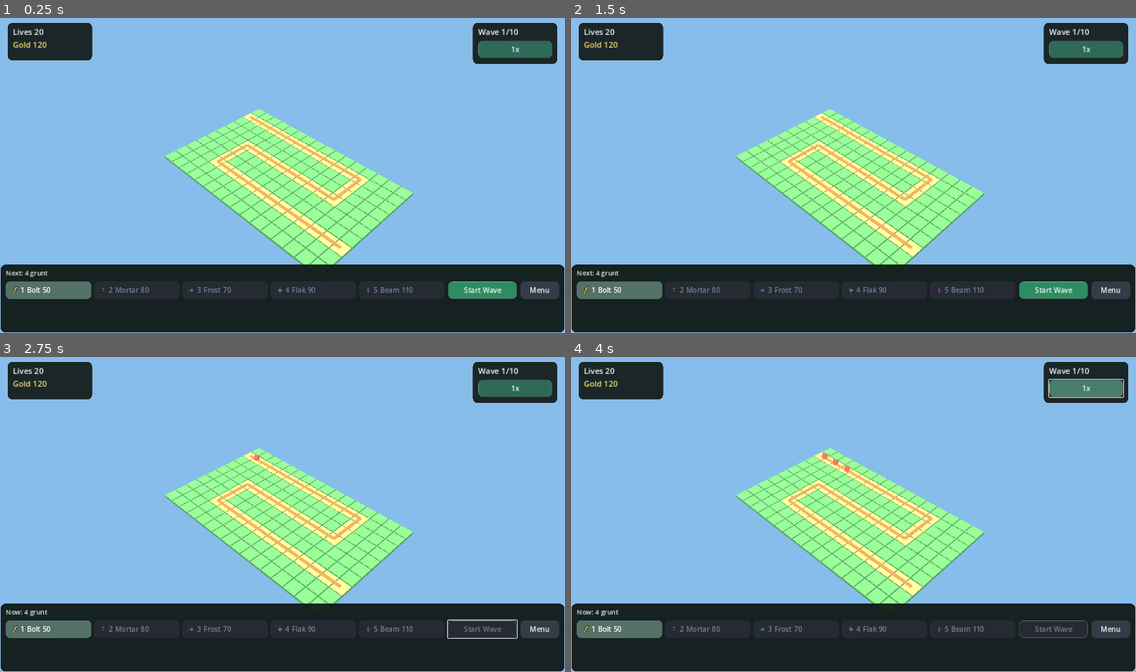
Above: before the commit, frames 1-4 (two rows, left to right).
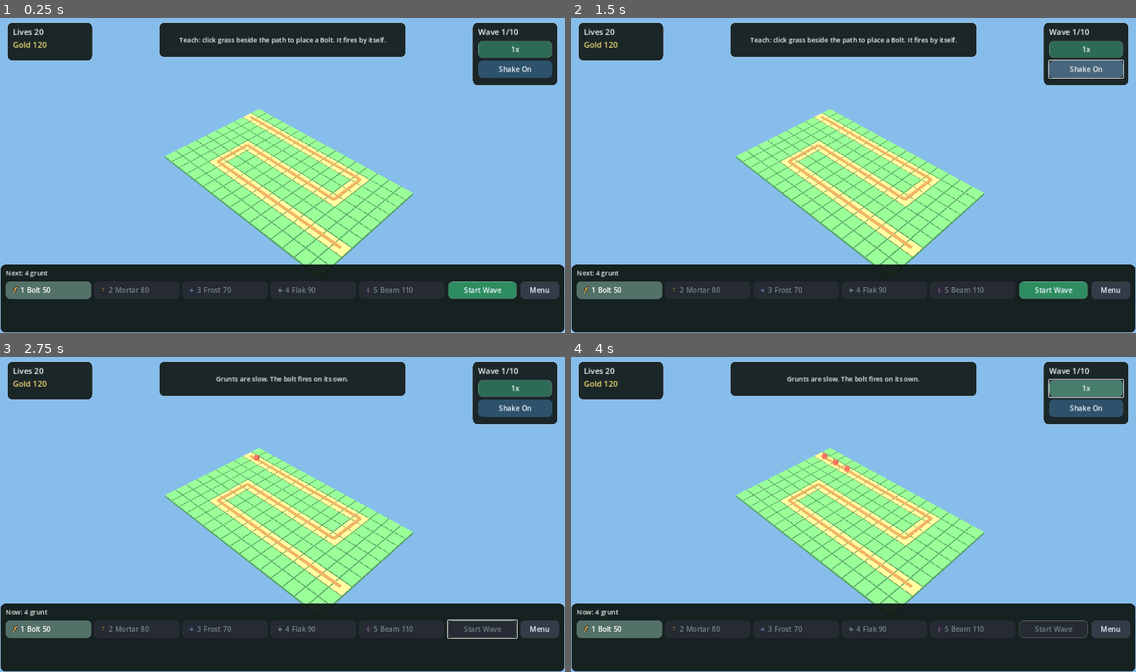
Above: after the commit, the same moments.

Repository: kblaszki/godot-game
Game: Godot game, scene res://games/gridward/app/play.tscn
The game is run twice, just before and just after one commit, with the same random seed, the same clock (stepped at 60 frames per second) and the same inputs. This scene is started directly instead of the project's main scene.
Inputs (mouse positions are in pixels of both pictures, inside the frame that each line leads up to):
- Up to frame 1 (0.25 s): no input
- Up to frame 2 (1.5 s): click (1085, 68) at 0.5 s, where only the run after the commit has a clickable "Shake On"; click (1085, 68) at 1.25 s, where only the run after the commit has a clickable "Shake Off"
- Up to frame 3 (2.75 s): click "Start Wave" at 2 s
- Up to frame 4 (4 s): click "1x" at 2.75 s; click "2x" at 3.5 s

The runs differ from the first frame. In frame 1, 5.8% of the frame differs, in the area x 28-99%, y 1-22%; in frame 2, 5.9%; in frame 3, 5.8%; in frame 4, 5.8%.

Commit message:
Polish Gridward tutorial, enemy pooling, and shipped docs.
Meadow teach-then-test hints and MultiMesh enemy batches finish the campaign loop so the launcher entry is a playable product, not a scaffold.

Diff:
--- a/games/gridward/app/board_3d.gd
+++ b/games/gridward/app/board_3d.gd
@@ -22,6 +22,10 @@
 
 const TRAUMA_DECAY := 2.4
 const TRAUMA_OFFSET := 0.42
+## Floor for a new enemy batch, then the slot count doubles when a wave exceeds it.
+const ENEMY_POOL_FLOOR := 8
+## Every map is 16×10. Instances live in this box so frustum culling keeps them.
+const ENEMY_BATCH_AABB := AABB(Vector3(-1.0, -1.0, -1.0), Vector3(20.0, 6.0, 14.0))
 
 var _camera: Camera3D
 var _pivot: Node3D
@@ -33,9 +37,14 @@
 var _fx_root: Node3D
 var _ghost: MeshInstance3D
 var _tower_nodes: Dictionary = {}
-var _enemy_nodes: Dictionary = {}
+## id -> last mirrored origin. Survives headless, where no meshes are built.
+var _enemy_anchors: Dictionary = {}
+## One MultiMeshInstance3D per enemy id. Instance slots grow and are reused.
+var _enemy_batches: Dictionary = {}
+var _enemy_capacity: Dictionary = {}
 var _projectile_nodes: Dictionary = {}
 var _trauma: float = 0.0
+var _shake_enabled: bool = true
 var _shake_time: float = 0.0
 var _focus: Vector3 = Vector3.ZERO
 var _board_center: Vector3 = Vector3.ZERO
@@ -62,7 +71,19 @@
 	_apply_camera()
 
 
+func set_shake_enabled(enabled: bool) -> void:
+	_shake_enabled = enabled
+	if not enabled:
+		_trauma = 0.0
+
+
+func is_shake_enabled() -> bool:
+	return _shake_enabled
+
+
 func add_trauma(amount: float) -> void:
+	if not _shake_enabled:
+		return
 	_trauma = clampf(_trauma + amount, 0.0, 1.0)
 
 
@@ -72,10 +93,42 @@
 
 ## Last mirrored enemy origin, or INF when that id is not on the board yet.
 func enemy_anchor(id: int) -> Vector3:
-	var node := _enemy_nodes.get(id) as Node3D
-	if node == null:
-		return Vector3(INF, INF, INF)
-	return node.position
+	if _enemy_anchors.has(id):
+		return _enemy_anchors[id]
+	return Vector3(INF, INF, INF)
+
+
+func enemy_pool_capacity(kind: StringName) -> int:
+	return int(_enemy_capacity.get(kind, 0))
+
+
+## Next MultiMesh slot count. Holds the current pool, else grows to at least 8.
+static func pooled_capacity(current: int, need: int) -> int:
+	if need <= 0 or current >= need:
+		return current
+	var grown := maxi(need, current * 2)
+	if grown < ENEMY_POOL_FLOOR:
+		return ENEMY_POOL_FLOOR
+	return grown
+
+
+## Radius, height, lift. Lift is extra for air so the shared mesh stays on the ground.
+static func enemy_metrics(enemy_id: StringName, is_air: bool) -> Vector3:
+	var radius := 0.2
+	if enemy_id == &"boss":
+		radius = 0.34
+	elif enemy_id == &"swarm":
+		radius = 0.12
+	var height := radius * 2.2
+	var lift := height * 0.5
+	if is_air:
+		lift = 0.85 + height * 0.5
+	return Vector3(radius, height, lift)
+
+
+static func enemy_origin(enemy: EnemyState) -> Vector3:
+	var metrics := enemy_metrics(enemy.enemy_id, enemy.is_air)
+	return point_to_world(enemy.position) + Vector3(0.0, metrics.z, 0.0)
 
 
 func get_camera() -> Camera3D:
@@ -370,21 +423,75 @@
 
 
 func _sync_enemies(enemies: Array) -> void:
-	if not _use_meshes():
-		return
-	var live := {}
+	var grouped := {}
+	var anchors := {}
+	var live_kinds := {}
 	for item in enemies:
 		var enemy := item as EnemyState
 		if enemy == null:
 			continue
-		live[enemy.id] = true
-		var node := _enemy_nodes.get(enemy.id) as MeshInstance3D
-		if node == null:
-			node = _make_enemy(enemy)
-			_enemies_root.add_child(node)
-			_enemy_nodes[enemy.id] = node
-		_apply_enemy(node, enemy)
-	_drop_missing(_enemy_nodes, live)
+		var origin := enemy_origin(enemy)
+		anchors[enemy.id] = origin
+		var kind := enemy.enemy_id
+		var bucket: Array = grouped.get(kind, [])
+		bucket.append(origin)
+		grouped[kind] = bucket
+		live_kinds[kind] = true
+	_enemy_anchors = anchors
+	if not _use_meshes():
+		return
+	for kind in grouped.keys():
+		_fill_enemy_batch(StringName(kind), grouped[kind])
+	for kind in _enemy_batches.keys():
+		if live_kinds.has(kind):
+			continue
+		var batch := _enemy_batches[kind] as MultiMeshInstance3D
+		if batch == null or batch.multimesh == null:
+			continue
+		batch.visible = false
+		batch.multimesh.visible_instance_count = 0
+
+
+func _fill_enemy_batch(kind: StringName, origins: Array) -> void:
+	var batch := _enemy_batch(kind)
+	var mm := batch.multimesh
+	if mm == null:
+		return
+	var need := origins.size()
+	var cap := pooled_capacity(int(_enemy_capacity.get(kind, 0)), need)
+	if cap != int(_enemy_capacity.get(kind, 0)):
+		mm.instance_count = cap
+		_enemy_capacity[kind] = cap
+	batch.visible = true
+	mm.visible_instance_count = need
+	for i in need:
+		var origin: Vector3 = origins[i]
+		mm.set_instance_transform(i, Transform3D(Basis.IDENTITY, origin))
+
+
+func _enemy_batch(kind: StringName) -> MultiMeshInstance3D:
+	var existing := _enemy_batches.get(kind) as MultiMeshInstance3D
+	if existing != null:
+		return existing
+	var metrics := enemy_metrics(kind, false)
+	var mesh := CylinderMesh.new()
+	mesh.top_radius = metrics.x
+	mesh.bottom_radius = metrics.x
+	mesh.height = metrics.y
+	var mm := MultiMesh.new()
+	mm.transform_format = MultiMesh.TRANSFORM_3D
+	mm.mesh = mesh
+	mm.custom_aabb = ENEMY_BATCH_AABB
+	var batch := MultiMeshInstance3D.new()
+	batch.name = "EnemyBatch_%s" % str(kind)
+	batch.multimesh = mm
+	var mat := StandardMaterial3D.new()
+	mat.roughness = 0.62
+	mat.albedo_color = _enemy_color(kind)
+	batch.material_override = mat
+	_enemies_root.add_child(batch)
+	_enemy_batches[kind] = batch
+	return batch
 
 
 func _sync_projectiles(shots: Array) -> void:
@@ -438,36 +545,6 @@
 	node.position = cell_to_world(tower.cell) + Vector3(0.0, height * 0.5, 0.0)
 
 
-func _make_enemy(enemy: EnemyState) -> MeshInstance3D:
-	var node := MeshInstance3D.new()
-	node.name = "Enemy%d" % enemy.id
-	node.mesh = CylinderMesh.new()
-	var mat := StandardMaterial3D.new()
-	mat.roughness = 0.62
-	mat.albedo_color = _enemy_color(enemy.enemy_id)
-	node.material_override = mat
-	_apply_enemy(node, enemy)
-	return node
-
-
-func _apply_enemy(node: MeshInstance3D, enemy: EnemyState) -> void:
-	var radius := 0.2
-	if enemy.enemy_id == &"boss":
-		radius = 0.34
-	elif enemy.enemy_id == &"swarm":
-		radius = 0.12
-	var height := radius * 2.2
-	var cyl := node.mesh as CylinderMesh
-	if cyl != null:
-		cyl.top_radius = radius
-		cyl.bottom_radius = radius
-		cyl.height = height
-	var lift := height * 0.5
-	if enemy.is_air:
-		lift = 0.85 + height * 0.5
-	node.position = point_to_world(enemy.position) + Vector3(0.0, lift, 0.0)
-
-
 func _place_ghost() -> void:
 	if _ghost == null:
 		return
@@ -522,6 +599,8 @@
 
 
 func _shake_offset() -> Vector3:
+	if not _shake_enabled:
+		return Vector3.ZERO
 	var shake := _trauma * _trauma
 	if shake <= 0.000001:
 		return Vector3.ZERO
@@ -533,10 +612,7 @@
 
 
 func flash_enemy(id: int) -> void:
-	if not _use_meshes() or _fx_root == null:
-		return
-	var node := _enemy_nodes.get(id) as MeshInstance3D
-	if node == null:
+	if not _use_meshes() or _fx_root == null or not _enemy_anchors.has(id):
 		return
 	var flash := MeshInstance3D.new()
 	var cyl := CylinderMesh.new()
@@ -545,7 +621,7 @@
 	cyl.height = 0.5
 	flash.mesh = cyl
 	flash.material_override = _flash_mat(Color(1.0, 0.95, 0.75, 0.85))
-	flash.position = node.position
+	flash.position = _enemy_anchors[id]
 	_fx_root.add_child(flash)
 	var tw := create_tween()
 	tw.tween_property(flash, "scale", Vector3(1.35, 1.15, 1.35), 0.08)
@@ -553,10 +629,7 @@
 
 
 func pop_enemy(id: int, enemy_id: StringName) -> void:
-	if not _use_meshes() or _fx_root == null:
-		return
-	var node := _enemy_nodes.get(id) as MeshInstance3D
-	if node == null:
+	if not _use_meshes() or _fx_root == null or not _enemy_anchors.has(id):
 		return
 	var pop := MeshInstance3D.new()
 	var cyl := CylinderMesh.new()
@@ -565,7 +638,7 @@
 	cyl.height = 0.4
 	pop.mesh = cyl
 	pop.material_override = _flash_mat(_enemy_color(enemy_id))
-	pop.position = node.position
+	pop.position = _enemy_anchors[id]
 	_fx_root.add_child(pop)
 	var tw := create_tween()
 	tw.tween_property(pop, "scale", Vector3(1.5, 1.7, 1.5), 0.08).set_trans(Tween.TRANS_BACK).set_ease(Tween.EASE_OUT)
--- a/games/gridward/app/play.gd
+++ b/games/gridward/app/play.gd
@@ -44,6 +44,9 @@
 var _hover_local: Vector2 = Vector2.ZERO
 var _skip_sim_steps: int = 0
 var _icon_textures: Dictionary = {}
+var _shake_enabled: bool = true
+var _tutorial: Label
+var _shake_button: Button
 
 @onready var _svc: SubViewportContainer = $BoardRoot/SubViewportContainer
 @onready var _viewport: SubViewport = $BoardRoot/SubViewportContainer/SubViewport
@@ -85,6 +88,60 @@
 	return _speed_2x
 
 
+func is_screen_shake_enabled() -> bool:
+	return _shake_enabled
+
+
+func set_screen_shake(enabled: bool) -> void:
+	_shake_enabled = enabled
+	if _board != null:
+		_board.set_shake_enabled(enabled)
+	_refresh_shake_button()
+
+
+func tutorial_text() -> String:
+	if _map == null or _sim == null or _map.id != GridwardCatalog.MEADOW:
+		return ""
+	return meadow_hint(_sim.get_wave_index(), _sim.get_phase(), _sim.get_towers().is_empty())
+
+
+## Meadow only. Teach a wave, then the next wave tests it. Other phases stay short.
+static func meadow_hint(wave_index: int, phase: int, no_towers: bool) -> String:
+	if phase == GridwardSim.Phase.VICTORY or phase == GridwardSim.Phase.DEFEAT:
+		return ""
+	if phase == GridwardSim.Phase.WAVE_CLEAR:
+		return "Wave clear. Place or upgrade, then start the next wave."
+	match wave_index:
+		0:
+			if phase == GridwardSim.Phase.BUILD and no_towers:
+				return "Teach: click grass beside the path to place a Bolt. It fires by itself."
+			if phase == GridwardSim.Phase.BUILD:
+				return "Teach: press Start Wave. Four slow grunts walk the lane."
+			return "Grunts are slow. The bolt fires on its own."
+		1:
+			return "Test: six grunts. Hold the lane with the bolt you placed."
+		2:
+			if phase == GridwardSim.Phase.WAVE:
+				return "Runners are faster than grunts. Bolts only hit what is in range."
+			return "Teach: runners are faster. A second Bolt covers more of the path."
+		3:
+			return "Test: grunts, then runners. One lane, two speeds."
+		4:
+			return "Rest: wider gaps. Upgrade the selected Bolt when you can pay."
+		5:
+			return "Test: a runner rush. Keep the path inside bolt range."
+		6:
+			return "Test: grunts and runners together. Cover the lane before you start."
+		7:
+			return "Test: a grunt pack. Damage along the path beats one late shot."
+		8:
+			return "Test: runners only. Each leak costs a life."
+		9:
+			return "Last: grunts and runners. Clear Meadow to open Bend."
+		_:
+			return ""
+
+
 func toggle_speed() -> void:
 	_speed_2x = not _speed_2x
 	_refresh_hud()
@@ -109,7 +166,10 @@
 	_upgrade.pressed.connect(_upgrade_selected)
 	_sell.pressed.connect(_sell_selected)
 	_build_tower_buttons()
+	_build_shake_toggle()
+	_build_tutorial()
 	_selected_type = _default_type()
+	_board.set_shake_enabled(_shake_enabled)
 	_board.sync_from_sim(_sim)
 	_board.fit(_svc.size)
 	_refresh_hud()
@@ -533,6 +593,63 @@
 		_icon_textures[tower_id] = atlas
 
 
+func _build_shake_toggle() -> void:
+	var button := Button.new()
+	button.name = "Shake"
+	button.custom_minimum_size = Vector2(0, 36)
+	button.focus_mode = Control.FOCUS_ALL
+	button.pressed.connect(_toggle_shake)
+	_style_button(button, Color(0.18, 0.32, 0.42, 1), false)
+	_speed.get_parent().add_child(button)
+	_shake_button = button
+	_wave_card.offset_bottom = 160.0
+	_refresh_shake_button()
+
+
+func _toggle_shake() -> void:
+	set_screen_shake(not _shake_enabled)
+
+
+func _refresh_shake_button() -> void:
+	if _shake_button == null:
+		return
+	_shake_button.text = "Shake On" if _shake_enabled else "Shake Off"
+
+
+func _build_tutorial() -> void:
+	var panel := PanelContainer.new()
+	panel.name = "TutorialHint"
+	panel.mouse_filter = Control.MOUSE_FILTER_IGNORE
+	panel.anchor_left = 0.5
+	panel.anchor_right = 0.5
+	panel.offset_left = -280.0
+	panel.offset_right = 280.0
+	panel.offset_top = 16.0
+	panel.offset_bottom = 96.0
+	panel.grow_horizontal = Control.GROW_DIRECTION_BOTH
+	var label := Label.new()
+	label.name = "Text"
+	label.mouse_filter = Control.MOUSE_FILTER_IGNORE
+	label.autowrap_mode = TextServer.AUTOWRAP_WORD_SMART
+	label.horizontal_alignment = HORIZONTAL_ALIGNMENT_CENTER
+	label.add_theme_font_size_override("font_size", 15)
+	label.add_theme_color_override("font_color", Color(0.96, 0.97, 1, 1))
+	panel.add_child(label)
+	add_child(panel)
+	_style_panel(panel, Color(0.07, 0.1, 0.09, 0.92))
+	_tutorial = label
+
+
+func _refresh_tutorial() -> void:
+	if _tutorial == null:
+		return
+	var text := tutorial_text()
+	_tutorial.text = text
+	var panel := _tutorial.get_parent() as CanvasItem
+	if panel != null:
+		panel.visible = text != ""
+
+
 func _fill_targeting() -> void:
 	for mode in TARGET_MODES:
 		_targeting.add_item(str(mode).capitalize())
@@ -559,6 +676,7 @@
 	_syncing_ui = false
 	_refresh_start()
 	_refresh_tower_panel()
+	_refresh_tutorial()
 
 
 func _refresh_start() -> void:
--- a/tests/games/gridward/gridward_board3d_test.gd
+++ b/tests/games/gridward/gridward_board3d_test.gd
@@ -99,6 +99,66 @@
 	assert_gt(board.get_trauma(), 0.8)
 
 
+func test_enemy_pool_capacity_should_grow_then_hold() -> void:
+	assert_eq(GridwardBoard3D.pooled_capacity(0, 0), 0)
+	assert_eq(GridwardBoard3D.pooled_capacity(0, 3), 8)
+	assert_eq(GridwardBoard3D.pooled_capacity(8, 9), 16)
+	assert_eq(GridwardBoard3D.pooled_capacity(16, 4), 16)
+
+
+func test_enemy_origin_should_lift_flyers() -> void:
+	var flyer := EnemyState.new()
+	flyer.enemy_id = &"flyer"
+	flyer.is_air = true
+	flyer.position = Vector2(2, 3)
+	var origin := GridwardBoard3D.enemy_origin(flyer)
+	var ground := GridwardBoard3D.point_to_world(flyer.position)
+	assert_almost_eq(origin.x, ground.x, 0.0001)
+	assert_gt(origin.y, ground.y + 0.8)
+	assert_almost_eq(origin.z, ground.z, 0.0001)
+	var grunt := EnemyState.new()
+	grunt.enemy_id = &"grunt"
+	grunt.position = flyer.position
+	assert_lt(GridwardBoard3D.enemy_origin(grunt).y, origin.y)
+
+
+func test_headless_sync_should_anchor_enemies_without_batches() -> void:
+	var board: GridwardBoard3D = load("res://games/gridward/app/board_3d.tscn").instantiate()
+	add_child_autofree(board)
+	await wait_frames(1)
+	var sim := GridwardSim.new(GridwardCatalog.build_meadow(), GridwardCatalog.new(), 3)
+	assert_true(sim.start_wave())
+	sim.step()
+	var enemy := sim.get_enemies()[0] as EnemyState
+	board.sync_from_sim(sim)
+	var origin := GridwardBoard3D.enemy_origin(enemy)
+	var anchor := board.enemy_anchor(enemy.id)
+	assert_almost_eq(anchor.x, origin.x, 0.0001)
+	assert_almost_eq(anchor.y, origin.y, 0.0001)
+	assert_almost_eq(anchor.z, origin.z, 0.0001)
+	var enemies := board.get_node("BoardPivot3D/Enemies") as Node3D
+	assert_eq(enemies.get_child_count(), 0)
+	assert_eq(board.enemy_pool_capacity(enemy.enemy_id), 0)
+	var idle := GridwardSim.new(GridwardCatalog.build_meadow(), GridwardCatalog.new(), 3)
+	board.sync_from_sim(idle)
+	assert_true(is_inf(board.enemy_anchor(enemy.id).x))
+
+
+func test_shake_toggle_should_ignore_trauma() -> void:
+	var board := GridwardBoard3D.new()
+	board.add_trauma(1.0)
+	assert_gt(board.get_trauma(), 0.9)
+	board.set_shake_enabled(false)
+	assert_false(board.is_shake_enabled())
+	assert_eq(board.get_trauma(), 0.0)
+	board.add_trauma(1.0)
+	assert_eq(board.get_trauma(), 0.0)
+	board.set_shake_enabled(true)
+	board.add_trauma(0.4)
+	assert_gt(board.get_trauma(), 0.3)
+	board.free()
+
+
 func _mesh_count(node: Node) -> int:
 	var count := 0
 	if node is MeshInstance3D:
--- a/tests/games/gridward/gridward_play_test.gd
+++ b/tests/games/gridward/gridward_play_test.gd
@@ -89,6 +89,45 @@
 	assert_eq(stub.step_count, 1)
 
 
+func test_meadow_tutorial_should_teach_then_test() -> void:
+	var play = await _new_play()
+	assert_true(play.meadow_hint(0, GridwardSim.Phase.BUILD, true).begins_with("Teach:"))
+	assert_true(play.meadow_hint(1, GridwardSim.Phase.BUILD, false).begins_with("Test:"))
+	assert_true(play.meadow_hint(2, GridwardSim.Phase.BUILD, false).begins_with("Teach:"))
+	assert_true(play.meadow_hint(5, GridwardSim.Phase.BUILD, false).begins_with("Test:"))
+	assert_eq(play.meadow_hint(0, GridwardSim.Phase.VICTORY, false), "")
+	var hint := play.get_node("TutorialHint/Text") as Label
+	assert_true(hint.text.begins_with("Teach:"))
+	assert_true(hint.text.contains("Bolt"))
+	assert_true((play.get_node("TutorialHint") as CanvasItem).visible)
+	assert_gt(play.place_selected_at(Vector2i(0, 0)), -1)
+	assert_true(hint.text.contains("Start Wave"))
+	var start := play.get_node("BottomDock/Margin/Column/ActionRow/StartWave") as Button
+	start.pressed.emit()
+	assert_true(hint.text.contains("Grunts"))
+	var bend := GridwardCatalog.build_bend()
+	play.bind_sim(GridwardSim.new(bend, GridwardCatalog.new(), 1), bend)
+	assert_eq(play.tutorial_text(), "")
+	assert_false((play.get_node("TutorialHint") as CanvasItem).visible)
+
+
+func test_shake_button_should_block_leak_trauma() -> void:
+	var play = await _new_play()
+	var board := play.get_node("BoardRoot/SubViewportContainer/SubViewport/Board3D") as GridwardBoard3D
+	var button := play.get_node("WaveCard/Margin/Column/Shake") as Button
+	assert_eq(button.text, "Shake On")
+	assert_true(play.is_screen_shake_enabled())
+	assert_true(board.is_shake_enabled())
+	button.pressed.emit()
+	assert_eq(button.text, "Shake Off")
+	assert_false(board.is_shake_enabled())
+	play._dispatch_events([GridwardEvents.enemy_leaked(1, &"runner", 19)])
+	assert_eq(board.get_trauma(), 0.0)
+	button.pressed.emit()
+	play._dispatch_events([GridwardEvents.enemy_leaked(2, &"runner", 19)])
+	assert_gt(board.get_trauma(), 0.5)
+
+
 func _new_play():
 	var play = load(PLAY_PATH).instantiate()
 	play.process_mode = Node.PROCESS_MODE_DISABLED
Not shown, changed: docs/index.md
Not shown, changed: docs/reference/source-layout.md
Not shown, changed: games/gridward/docs/explanation/flow.md
Not shown, changed: games/gridward/docs/index.md
Not shown, changed: games/gridward/docs/reference/app.md
Not shown, changed: games/gridward/docs/reference/sim.md
Not shown, changed: games/gridward/docs/spec.md
